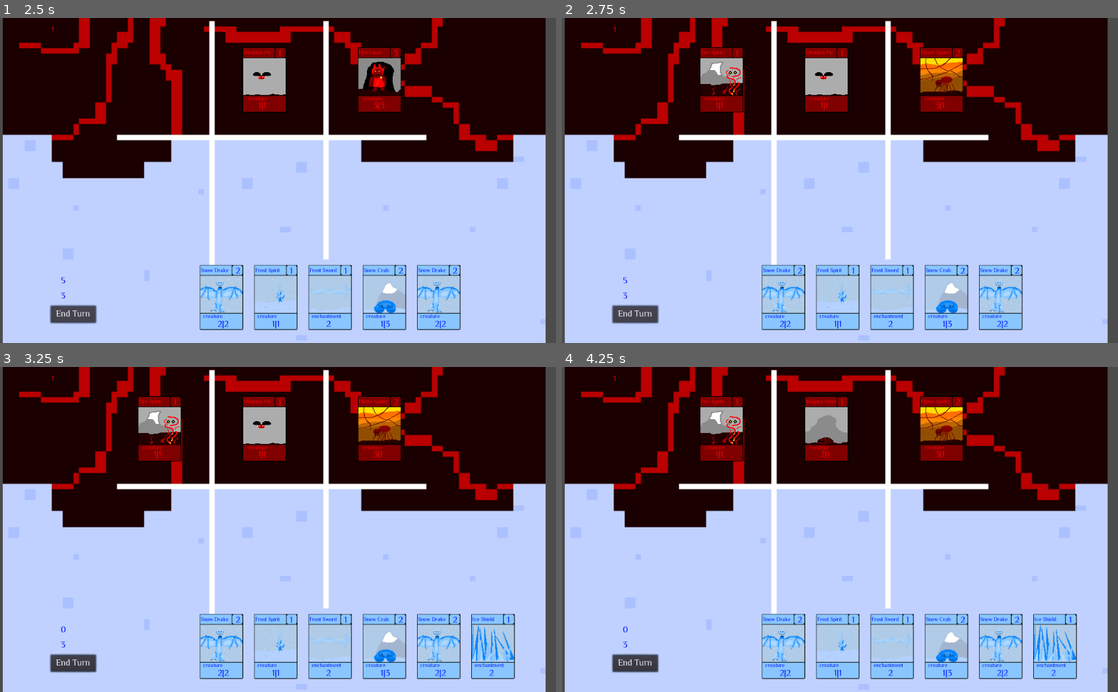
Above: before the commit, frames 1-4 (two rows, left to right).
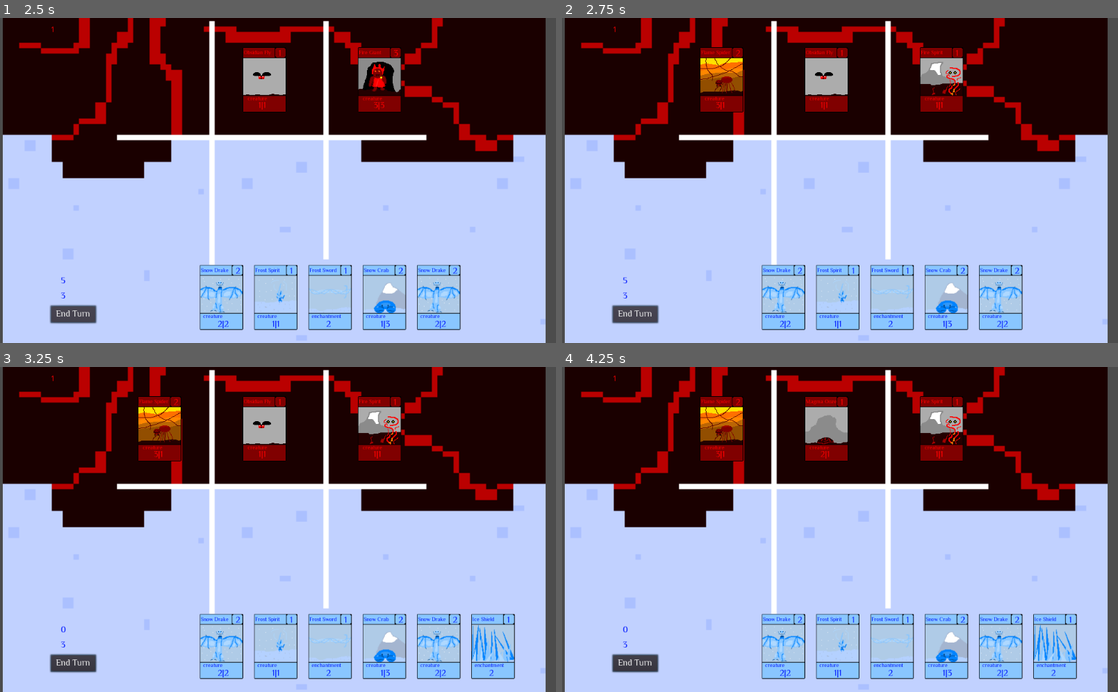
Above: after the commit, the same moments.

Repository: the-alex-g/Frost
Game: Godot game, scene res://Control.tscn
Same seed, same stepped clock (60 frames per second), same inputs: the game is played once before the commit and once after it.
Inputs (mouse positions are in pixels of both pictures, inside the frame that each line leads up to):
- Up to frame 1 (2.5 s): click "End Turn" at 0.5 s; click "End Turn" at 1.25 s; click "End Turn" at 2 s
- Up to frame 2 (2.75 s): no input
- Up to frame 3 (3.25 s): move the mouse to (155, 542) at 2.77 s; click (155, 542) at 2.92 s
- Up to frame 4 (4.25 s): tap Enter at 3.5 s; move the mouse to (828, 542) at 3.52 s; click (828, 542) at 3.67 s

Frame 1 is identical in both runs. In frame 2, 1.8% of the frame differs, in the area x 24-73%, y 9-29%; in frame 3, 1.8%; in frame 4, 1.8%.

Commit message:
Reconfigure enemy deck

Diff:
--- a/Project/Battlefield/Cards/EnemyCard.tscn
+++ b/Project/Battlefield/Cards/EnemyCard.tscn
@@ -6,7 +6,21 @@
 [ext_resource path="res://Art/Enemy_card.png" type="Texture" id=4]
 
 [sub_resource type="Animation" id=1]
-resource_name = "Fire Drake"
+resource_name = "Fire Beetle"
+tracks/0/type = "value"
+tracks/0/path = NodePath("Sprite:frame")
+tracks/0/interp = 1
+tracks/0/loop_wrap = true
+tracks/0/imported = false
+tracks/0/enabled = true
+tracks/0/keys = {
+"times": PoolRealArray( 0 ),
+"transitions": PoolRealArray( 1 ),
+"update": 1,
+"values": [ 9 ]
+}
+
+[sub_resource type="Animation" id=2]
 tracks/0/type = "value"
 tracks/0/path = NodePath("Sprite:frame")
 tracks/0/interp = 1
@@ -20,8 +34,7 @@
 "values": [ 6 ]
 }
 
-[sub_resource type="Animation" id=2]
-resource_name = "Fire Giant"
+[sub_resource type="Animation" id=3]
 tracks/0/type = "value"
 tracks/0/path = NodePath("Sprite:frame")
 tracks/0/interp = 1
@@ -63,64 +76,64 @@
 "values": [ 5 ]
 }
 
+[sub_resource type="Animation" id=6]
+resource_name = "Kobold"
+tracks/0/type = "value"
+tracks/0/path = NodePath("Sprite:frame")
+tracks/0/interp = 1
+tracks/0/loop_wrap = true
+tracks/0/imported = false
+tracks/0/enabled = true
+tracks/0/keys = {
+"times": PoolRealArray( 0 ),
+"transitions": PoolRealArray( 1 ),
+"update": 1,
+"values": [ 4 ]
+}
+
+[sub_resource type="Animation" id=7]
+tracks/0/type = "value"
+tracks/0/path = NodePath("Sprite:frame")
+tracks/0/interp = 1
+tracks/0/loop_wrap = true
+tracks/0/imported = false
+tracks/0/enabled = true
+tracks/0/keys = {
+"times": PoolRealArray( 0 ),
+"transitions": PoolRealArray( 1 ),
+"update": 1,
+"values": [ 2 ]
+}
+
+[sub_resource type="Animation" id=8]
+tracks/0/type = "value"
+tracks/0/path = NodePath("Sprite:frame")
+tracks/0/interp = 1
+tracks/0/loop_wrap = true
+tracks/0/imported = false
+tracks/0/enabled = true
+tracks/0/keys = {
+"times": PoolRealArray( 0 ),
+"transitions": PoolRealArray( 1 ),
+"update": 1,
+"values": [ 1 ]
+}
+
+[sub_resource type="Animation" id=9]
+tracks/0/type = "value"
+tracks/0/path = NodePath("Sprite:frame")
+tracks/0/interp = 1
+tracks/0/loop_wrap = true
+tracks/0/imported = false
+tracks/0/enabled = true
+tracks/0/keys = {
+"times": PoolRealArray( 0 ),
+"transitions": PoolRealArray( 1 ),
+"update": 1,
+"values": [ 3 ]
+}
+
 [sub_resource type="Animation" id=10]
-resource_name = "Kobold"
-tracks/0/type = "value"
-tracks/0/path = NodePath("Sprite:frame")
-tracks/0/interp = 1
-tracks/0/loop_wrap = true
-tracks/0/imported = false
-tracks/0/enabled = true
-tracks/0/keys = {
-"times": PoolRealArray( 0 ),
-"transitions": PoolRealArray( 1 ),
-"update": 1,
-"values": [ 4 ]
-}
-
-[sub_resource type="Animation" id=11]
-tracks/0/type = "value"
-tracks/0/path = NodePath("Sprite:frame")
-tracks/0/interp = 1
-tracks/0/loop_wrap = true
-tracks/0/imported = false
-tracks/0/enabled = true
-tracks/0/keys = {
-"times": PoolRealArray( 0 ),
-"transitions": PoolRealArray( 1 ),
-"update": 1,
-"values": [ 2 ]
-}
-
-[sub_resource type="Animation" id=12]
-tracks/0/type = "value"
-tracks/0/path = NodePath("Sprite:frame")
-tracks/0/interp = 1
-tracks/0/loop_wrap = true
-tracks/0/imported = false
-tracks/0/enabled = true
-tracks/0/keys = {
-"times": PoolRealArray( 0 ),
-"transitions": PoolRealArray( 1 ),
-"update": 1,
-"values": [ 1 ]
-}
-
-[sub_resource type="Animation" id=13]
-tracks/0/type = "value"
-tracks/0/path = NodePath("Sprite:frame")
-tracks/0/interp = 1
-tracks/0/loop_wrap = true
-tracks/0/imported = false
-tracks/0/enabled = true
-tracks/0/keys = {
-"times": PoolRealArray( 0 ),
-"transitions": PoolRealArray( 1 ),
-"update": 1,
-"values": [ 3 ]
-}
-
-[sub_resource type="Animation" id=9]
 tracks/0/type = "value"
 tracks/0/path = NodePath("Sprite:frame")
 tracks/0/interp = 1
@@ -141,7 +154,7 @@
 texture = ExtResource( 4 )
 vframes = 2
 hframes = 5
-frame = 8
+frame = 9
 
 [node name="Name" type="Label" parent="Sprite"]
 modulate = Color( 1, 0, 0, 1 )
@@ -192,12 +205,13 @@
 }
 
 [node name="AnimationPlayer" type="AnimationPlayer" parent="."]
-"anims/Fire Drake" = SubResource( 1 )
-"anims/Fire Giant" = SubResource( 2 )
-"anims/Fire Spirit" = SubResource( 3 )
-"anims/Flame Spider" = SubResource( 4 )
-anims/Kobold = SubResource( 10 )
-"anims/Magma Ooze" = SubResource( 11 )
-"anims/Obsidian Fly" = SubResource( 12 )
-anims/Pheonix = SubResource( 13 )
-anims/Roc = SubResource( 9 )
+"anims/Fire Beetle" = SubResource( 1 )
+"anims/Fire Drake" = SubResource( 2 )
+"anims/Fire Giant" = SubResource( 3 )
+"anims/Fire Spirit" = SubResource( 4 )
+"anims/Flame Spider" = SubResource( 5 )
+anims/Kobold = SubResource( 6 )
+"anims/Magma Ooze" = SubResource( 7 )
+"anims/Obsidian Fly" = SubResource( 8 )
+anims/Pheonix = SubResource( 9 )
+anims/Roc = SubResource( 10 )
--- a/Project/Enemy/Enemy.gd
+++ b/Project/Enemy/Enemy.gd
@@ -11,15 +11,23 @@
 var turns:int = 1
 var type
 var cards_in_hand:Array = []
+var Obsidian_Fly:Dictionary = {"name":"Obsidian Fly", "type":"creature", "damage":1, "cost":1, "health":1}
+var Fire_Spirit:Dictionary = {"name":"Fire Spirit", "type":"creature", "damage":1, "health":1, "cost":1}
+var Magma_Ooze:Dictionary = {"name":"Magma Ooze", "type":"creature", "damage":2, "health":1, "cost":1}
+var Flame_Spider:Dictionary = {"name":"Flame Spider", "type":"creature", "damage":3, "health":1, "cost":2}
+var Fire_Drake:Dictionary = {"name":"Fire Drake", "type":"creature", "damage":2, "health":2, "cost":2}
+var Fire_Giant:Dictionary = {"name":"Fire Giant", "type":"creature", "damage":3, "health":3, "cost":3}
+var Pheonix:Dictionary
+var Kobold:Dictionary
+var Fire_Beetle:Dictionary
+var Roc:Dictionary
 var savedeck:Array = [
-	{"name":"Obsidian Fly", "type":"creature", "damage":1, "cost":1, "health":1, "number":3}, {"name":"Fire Spirit", "type":"creature", "damage":1, "health":1, "cost":1, "number":3},
-	{"name":"Magma Ooze", "type":"creature", "damage":2, "health":1, "cost":1, "number":3}, {"name":"Flame Spider", "type":"creature", "damage":3, "health":1, "cost":2, "number":2},
-	{"name":"Fire Drake", "type":"creature", "damage":2, "health":2, "cost":2, "number":2}, {"name":"Fire Giant", "type":"creature", "damage":3, "health":3, "cost":3, "number":1}
+	Obsidian_Fly, Obsidian_Fly, Obsidian_Fly, Fire_Spirit, Fire_Spirit, Fire_Spirit,Magma_Ooze, Magma_Ooze,
+	Magma_Ooze, Flame_Spider, Flame_Spider, Fire_Drake, Fire_Drake, Fire_Giant
 ]
 var deck:Array = [
-	{"name":"Obsidian Fly", "type":"creature", "damage":1, "cost":1, "health":1, "number":3}, {"name":"Fire Spirit", "type":"creature", "damage":1, "health":1, "cost":1, "number":3},
-	{"name":"Magma Ooze", "type":"creature", "damage":2, "health":1, "cost":1, "number":3}, {"name":"Flame Spider", "type":"creature", "damage":3, "health":1, "cost":2, "number":2},
-	{"name":"Fire Drake", "type":"creature", "damage":2, "health":2, "cost":2, "number":2}, {"name":"Fire Giant", "type":"creature", "damage":3, "health":3, "cost":3, "number":1}
+	Obsidian_Fly, Obsidian_Fly, Obsidian_Fly, Fire_Spirit, Fire_Spirit, Fire_Spirit,Magma_Ooze, Magma_Ooze,
+	Magma_Ooze, Flame_Spider, Flame_Spider, Fire_Drake, Fire_Drake, Fire_Giant
 ]
 signal played(card)
 signal turn_over
@@ -111,17 +119,12 @@
 	total += 1
 
 func drawcards(number:int):
-	decksize = deck.size()-1
-	if decksize != -1:
+	if deck.size() > 0:
 		for _x in range(0,number):
 			randomize()
-			type = int(round(rand_range(0,decksize)))
+			type = int(round(rand_range(0,deck.size()-1)))
 			cards_in_hand.append(deck[type])
-			if deck[type]["number"] == 1:
-				deck.erase(deck[type])
-				decksize -= 1
-			else:
-				deck[type]["number"] -= 1
+			deck.remove(type)
 
 func _on_Main_damage_done_to_enemy(damage:int):
 	health -= damage
--- a/Project/Player/Player.gd
+++ b/Project/Player/Player.gd
@@ -88,7 +88,6 @@
 	health -= damage
 
 func _on_Main_new_deck(newdeck):
-	deck.clear()
 	deck = newdeck
 
 func _on_Main_restart():
Not shown: 3 places in Project/Battlefield/Cards/EnemyCard.tscn that only renumber resources
